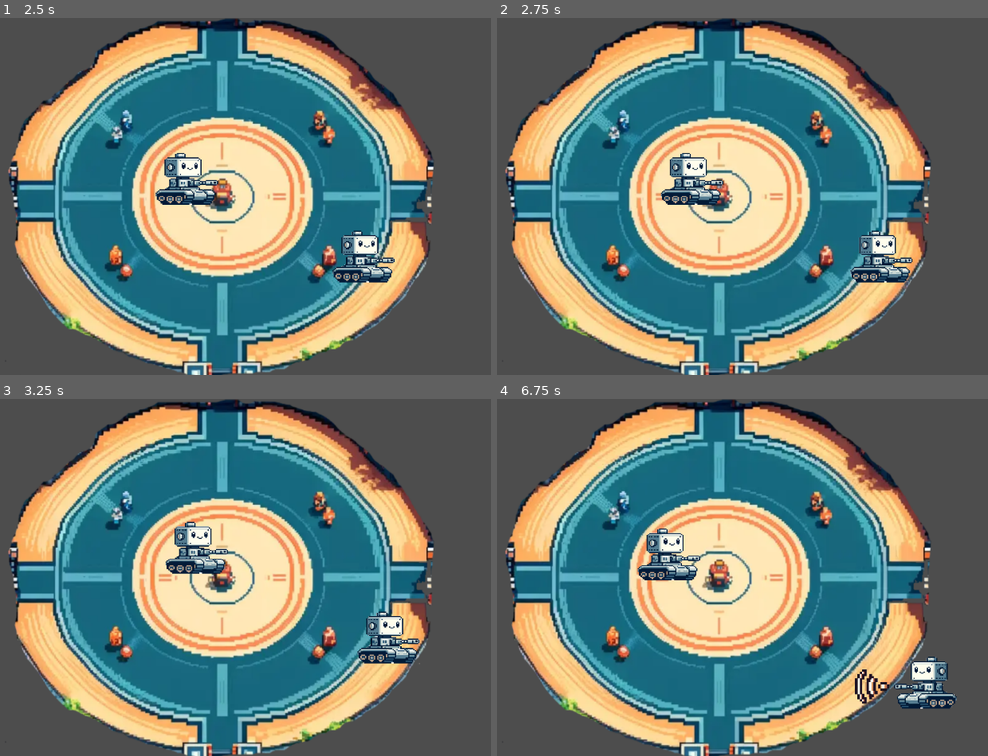
Above: before the commit, frames 1-4 (two rows, left to right).
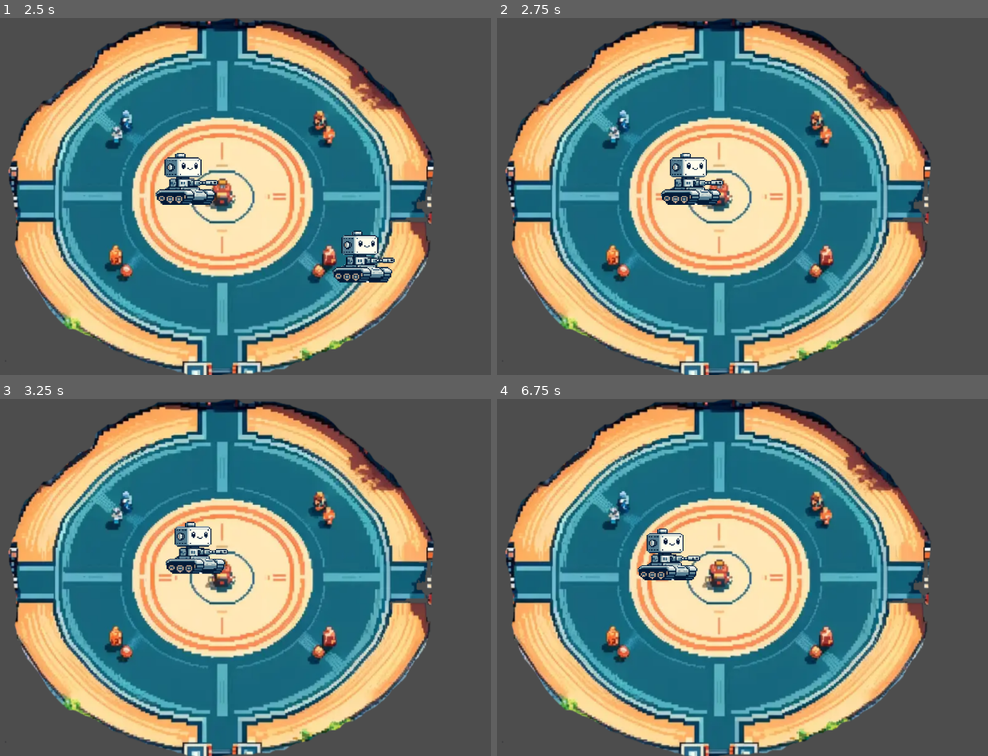
Above: after the commit, the same moments.

Repository: adam01140/minigame
Game: Godot game, scene res://Main.tscn
The game is run twice, just before and just after one commit, with the same random seed, the same clock (stepped at 60 frames per second) and the same inputs.
Inputs:
- Up to frame 1 (2.5 s): tap Enter at 0.5 s; hold Right (ui_right) 0.53-1.28 s; hold S (player2_down) 0.53-1.28 s; tap A (player2_left) at 0.8, 1.35 s; hold Down (ui_down) 1.28-2.03 s; tap D (player2_right) at 1.55 s; hold Right (ui_right) from 2.03 s (still down); hold D (player2_right) from 2.03 s (still down); tap W (player2_up) at 2.3 s
- Up to frame 2 (2.75 s): keep holding Right (ui_right); keep holding D (player2_right)
- Up to frame 3 (3.25 s): release Right (ui_right) at 2.78 s; release D (player2_right) at 2.78 s; hold Up (ui_up) from 2.78 s (still down); tap W (player2_up) at 2.85 s; tap S (player2_down) at 3.05 s
- Up to frame 4 (6.75 s): release Up (ui_up) at 3.53 s; hold S (player2_down) 3.53-4.28 s; hold Left (ui_left) 3.53-5.03 s; tap A (player2_left) at 3.8, 4.35 s; tap D (player2_right) at 4.55 s; hold Down (ui_down) 5.03-5.78 s; hold D (player2_right) 5.03-5.78 s; tap W (player2_up) at 5.3, 5.85 s; hold Right (ui_right) 5.78-6.53 s; tap S (player2_down) at 6.05 s; hold Up (ui_up) from 6.53 s (still down); hold A (player2_left) from 6.53 s (still down); tap Space (rect_spawn) at 6.6 s

Frame 1 is identical in both runs. In frame 2, 1.2% of the frame differs, in the area x 71-85%, y 59-75%; in frame 3, 1.2%; in frame 4, 1.5%, in the area x 72-94%, y 72-87%.

Commit message:
player 2 good to go

Diff:
--- a/Rectangle.tscn
+++ b/Rectangle.tscn
@@ -1,7 +1,7 @@
 [gd_scene load_steps=4 format=3 uid="uid://d0nlnh04mk3lv"]
 
 [ext_resource type="Script" path="res://Rectangle.gd" id="1_ghflu"]
-[ext_resource type="Texture2D" uid="uid://c57n1gid7yaql" path="res://left.png" id="2_7wjsn"]
+[ext_resource type="Texture2D" uid="uid://cihlb52f0l0vh" path="res://downleft.png" id="2_1buyx"]
 
 [sub_resource type="RectangleShape2D" id="RectangleShape2D_l5vk0"]
 size = Vector2(53, 59)
@@ -13,7 +13,7 @@
 [node name="Sprite" type="Sprite2D" parent="."]
 position = Vector2(-72, -37.5)
 scale = Vector2(0.367188, 0.414062)
-texture = ExtResource("2_7wjsn")
+texture = ExtResource("2_1buyx")
 
 [node name="Area2D" type="Area2D" parent="." groups=["block"]]
 
--- a/player.gd
+++ b/player.gd
@@ -15,7 +15,8 @@
 var push2 = Player2.push
 var push1 = 0
 var shoot = 0
-
+var side = 0
+var up = 0
 
 # Preload textures for each direction
 var texture_right = preload("res://right.png")
@@ -40,22 +41,29 @@
 func handle_input(motion2: Vector2) -> Vector2:
 
 	push2 = Player2.push
+
+
+
 	if Input.is_action_pressed("ui_right"):
 		motion2.x += 50
+		side = 1
 		push1 = 1
 		chosen_texture = texture_right
 		update_player_sprite(texture_pright)
 	if Input.is_action_pressed("ui_left"):
+		side = 0
 		motion2.x -= 50
 		push1 = 2
 		chosen_texture = texture_left
 		update_player_sprite(texture_pleft)
 	if Input.is_action_pressed("ui_down"):
+		up = 0
 		motion2.y += 50
 		push1 = 3
 		chosen_texture = texture_down
 
 	if Input.is_action_pressed("ui_up"):
+		up = 1
 		motion2.y -= 50
 		push1 = 4
 		chosen_texture = texture_up
--- a/player.tscn
+++ b/player.tscn
@@ -4,8 +4,8 @@
 [ext_resource type="Texture2D" uid="uid://4xi7o2ecjs2f" path="res://pright.png" id="2_nwfjk"]
 
 [sub_resource type="CapsuleShape2D" id="CapsuleShape2D_lm1s3"]
-radius = 215.0
-height = 430.0
+radius = 278.0
+height = 572.0
 
 [node name="Player" type="RigidBody2D"]
 disable_mode = 2
--- a/player2.gd
+++ b/player2.gd
@@ -9,6 +9,14 @@
 var spawned_rectangle = null  # Store the rectangle instance
 var push = 0
 var shoot = 0  # Control spawning one rectangle at a time
+var push2 = 0
+
+
+
+var texture_downright = preload("res://downright.png")
+var texture_downleft = preload("res://downleft.png")
+var texture_upleft = preload("res://upleft.png")
+var texture_upright = preload("res://upright.png")
 
 
 # Preload textures for each direction
@@ -20,8 +28,8 @@
 var texture_down = preload("res://down.png")
 var chosen_texture = null  # Variable to hold the chosen texture based on direction
 var player_sprite = preload("res://player.tscn")  # Assuming this is your player sprite
-
-
+var side2 = 0
+var up2 = 0
 
 func _process(delta: float) -> void:
 	var motion = Vector2.ZERO
@@ -31,11 +39,20 @@
 		update_rectangle_position()
 
 func handle_input(motion: Vector2) -> Vector2:
+
+	side2 = Player.side
+	up2 = Player.up
+	push2 = Player.push1
+
+
+
 	if Input.is_action_pressed("player2_right"):
 		motion.x += 50
 		push = 1
 		chosen_texture = texture_right
 		update_player_sprite(texture_pright)
+
+
 	if Input.is_action_pressed("player2_left"):
 		motion.x -= 50
 		push = 2
@@ -52,12 +69,24 @@
 		chosen_texture = texture_up
 
 
+
+	if Input.is_action_pressed("player2_up") && Input.is_action_pressed("player2_left"):
+		chosen_texture = texture_upleft
+	if Input.is_action_pressed("player2_up") && Input.is_action_pressed("player2_right"):
+		chosen_texture = texture_upright
+	if Input.is_action_pressed("player2_down") && Input.is_action_pressed("player2_left"):
+		chosen_texture = texture_downleft
+	if Input.is_action_pressed("player2_down") && Input.is_action_pressed("player2_right"):
+		chosen_texture = texture_downright
+
+
 	if motion != Vector2.ZERO:
 		last_direction = motion.normalized()
 
 	if Input.is_action_just_pressed("rect_spawn") and shoot == 0:
 		spawn_rectangle()
 		shoot = 1  # Prevents multiple rectangles until reset
+
 
 	return motion
 
@@ -72,6 +101,25 @@
 func move_player(motion: Vector2, delta: float) -> void:
 	motion = motion.normalized() * speed * delta
 	position += motion
+func _on_area_2d_area_entered(area):
+	print("pushing me")
+
+	if area.is_in_group("inside"):
+		queue_free()
+
+	if area.is_in_group("block"):
+		if push2 == 1:
+			position += Vector2(50, 0)
+
+		if push2 == 2:
+			position += Vector2(-50, 0)
+
+		if push2 == 3:
+			position += Vector2(0, 50)
+
+		if push2 == 4:
+			position += Vector2(0, -50)
+
 
 func check_arena_bounds() -> void:
 	var arena_node = get_parent().get_node("Arena") as Sprite2D
--- a/player2.tscn
+++ b/player2.tscn
@@ -4,8 +4,8 @@
 [ext_resource type="Texture2D" uid="uid://dbyq77gm5a4h2" path="res://pleft.png" id="2_wbivw"]
 
 [sub_resource type="CapsuleShape2D" id="CapsuleShape2D_o4g4o"]
-radius = 183.5
-height = 401.0
+radius = 228.0
+height = 496.0
 
 [node name="Player2" type="RigidBody2D"]
 disable_mode = 2
@@ -21,7 +21,7 @@
 [node name="Area2D" type="Area2D" parent="." groups=["player2"]]
 
 [node name="CollisionShape2D" type="CollisionShape2D" parent="Area2D"]
-position = Vector2(9, 1)
+position = Vector2(5, 13)
 shape = SubResource("CapsuleShape2D_o4g4o")
 
 [connection signal="area_entered" from="Area2D" to="." method="_on_area_2d_area_entered"]
Binary file added: downleft.png
Not shown, added: downleft.png.import
Binary file added: downright.png
Not shown, added: downright.png.import
Binary file added: upleft.png
Not shown, added: upleft.png.import
Binary file added: upright.png
Not shown, added: upright.png.import
